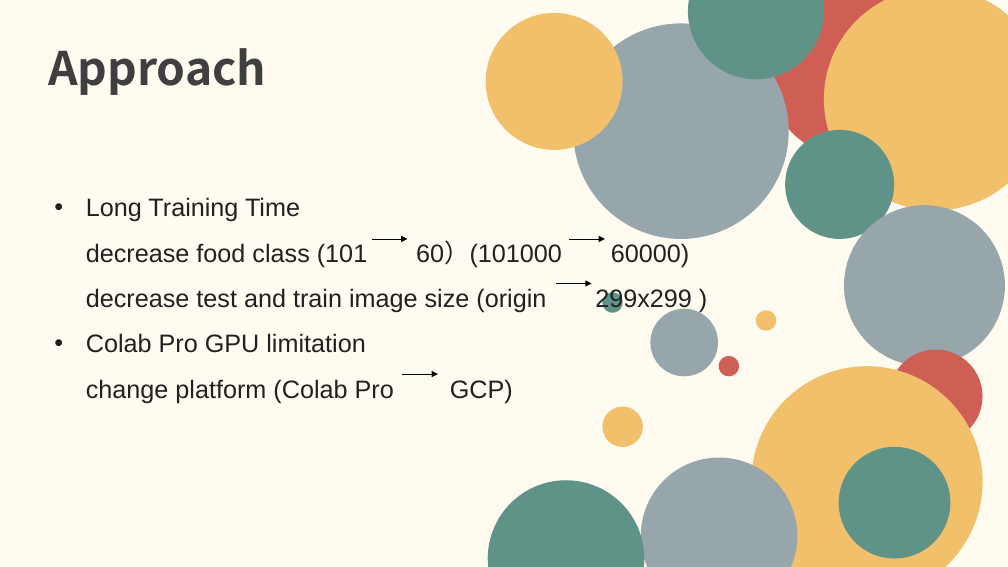
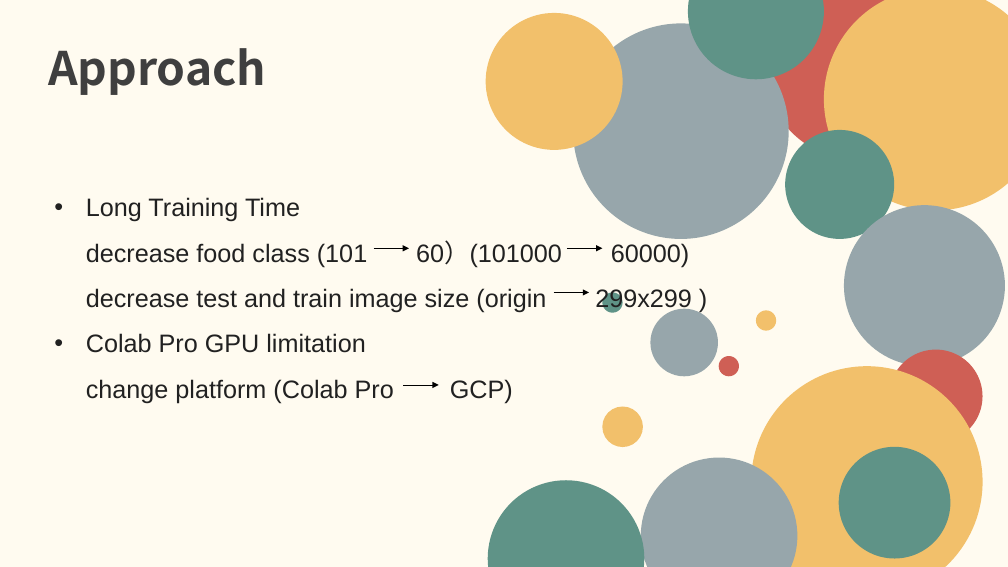
Before and after one commit to hanweii/CSCI3303FinalProject, a slide deck: slide 9 of Project.pptx. Drawn at 1008x567 pixels with LibreOffice and Linux fonts; fonts in the diff are those of the drawing. Boxes give left, top, right and bottom in pixels: in the first picture for what was removed or moved away, otherwise in the second. Text is boxed around its words. In the diff, an @@ line names an element or a change of style, - is before the commit and + after.

```diff
--- a/Project.pptx
+++ b/Project.pptx
@@ arrow moved from (556, 283) - (592, 283) to (553, 292) - (589, 292) @@
@@ 3 arrows moved together from (x1=372, y1=239, x2=604, y2=374) to (x1=373, y1=248, x2=602, y2=385) @@
```
Also in this commit, not shown: 1 other slide changed.
